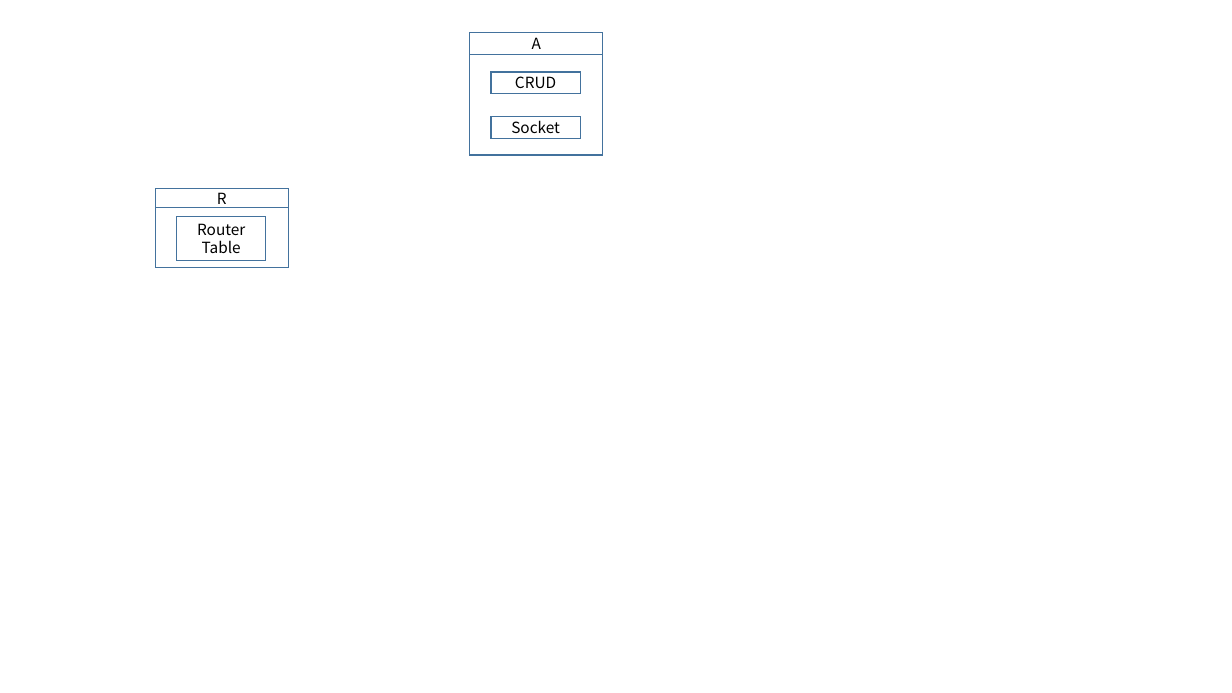
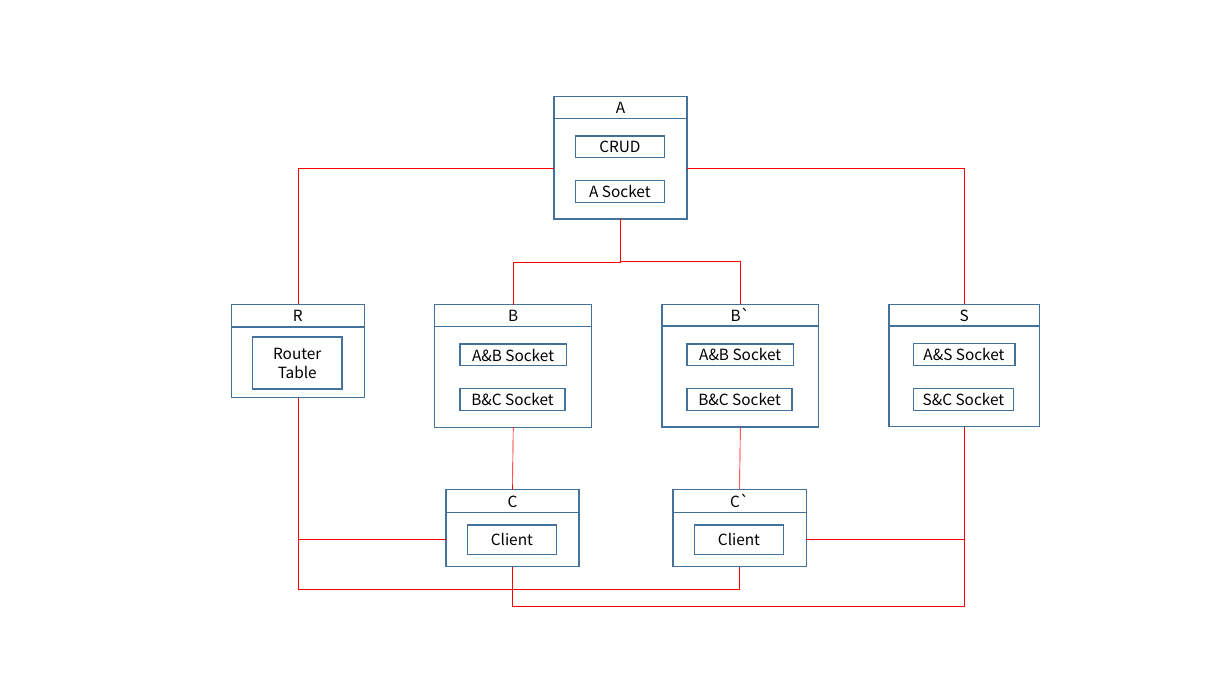
Before and after one commit to YooSeongHyun/Telcoware, a slide deck: slide 7 of flow.pptx. Drawn at 1232x693 pixels with LibreOffice and Linux fonts; fonts in the diff are those of the drawing. Boxes give left, top, right and bottom in pixels: in the first picture for what was removed or moved away, otherwise in the second. Text is boxed around its words. In the diff, an @@ line names an element or a change of style, - is before the commit and + after.

```diff
--- a/flow.pptx
+++ b/flow.pptx
@@ elbow line added from (554, 169) to (298, 304), #FF0000 0.5 pt @@
@@ elbow line added from (688, 169) to (964, 304), #FF0000 0.5 pt @@
@@ 4 rectangles moved together from (x1=470, y1=32, x2=603, y2=155) to (x1=554, y1=96, x2=687, y2=219) @@
@@ text in rectangle at (x1=589, y1=184, x2=651, y2=197): text changed @@
-Socket
+A Socket
@@ elbow line added from (513, 305) to (621, 219), #FF0000 0.5 pt @@
@@ elbow line added from (740, 304) to (621, 219), #FF0000 0.5 pt @@
@@ rectangle "R" resized from (x1=155, y1=189, x2=288, y2=208) to (x1=231, y1=304, x2=364, y2=327) @@
@@ rectangle resized from (x1=155, y1=208, x2=288, y2=268) to (x1=231, y1=327, x2=364, y2=397) @@
@@ rectangle "Router" resized from (x1=177, y1=216, x2=266, y2=261) to (x1=252, y1=337, x2=342, y2=389) @@
@@ group added at (x1=435, y1=305, x2=592, y2=427): 4 rectangles @@
+B
+A&B Socket
+B&C Socket
@@ group added at (x1=662, y1=304, x2=819, y2=427): 4 rectangles @@
+B`
+A&B Socket
+B&C Socket
@@ group added at (x1=889, y1=304, x2=1040, y2=427): 4 rectangles @@
+S
+A&S Socket
+S&C Socket
@@ elbow line added from (298, 397) to (446, 540), #FF0000 0.5 pt @@
@@ elbow line added from (739, 567) to (298, 397), #FF0000 0.5 pt @@
@@ line added from (513, 427) to (513, 490), #FF0000 0.5 pt @@
@@ elbow line added from (513, 567) to (964, 427), #FF0000 0.5 pt @@
@@ line added from (740, 427) to (739, 490), #FF0000 0.5 pt @@
@@ elbow line added from (964, 427) to (807, 540), #FF0000 0.5 pt @@
@@ rectangle added at (x1=446, y1=490, x2=579, y2=513), outline #43739E 1 pt, 12 pt, text #000000 @@
+C
@@ rectangle added at (x1=673, y1=490, x2=806, y2=513), outline #43739E 1 pt, 12 pt, text #000000 @@
+C`
@@ rectangle added at (x1=446, y1=513, x2=579, y2=567), outline #43739E 1 pt @@
@@ rectangle added at (x1=468, y1=525, x2=557, y2=555), outline #43739E 1 pt, 12 pt, text #000000 @@
+Client
@@ rectangle added at (x1=673, y1=513, x2=806, y2=567), outline #43739E 1 pt @@
@@ rectangle added at (x1=695, y1=525, x2=785, y2=555), outline #43739E 1 pt, 12 pt, text #000000 @@
+Client
```
Also in this commit, not shown: 1 other file.
